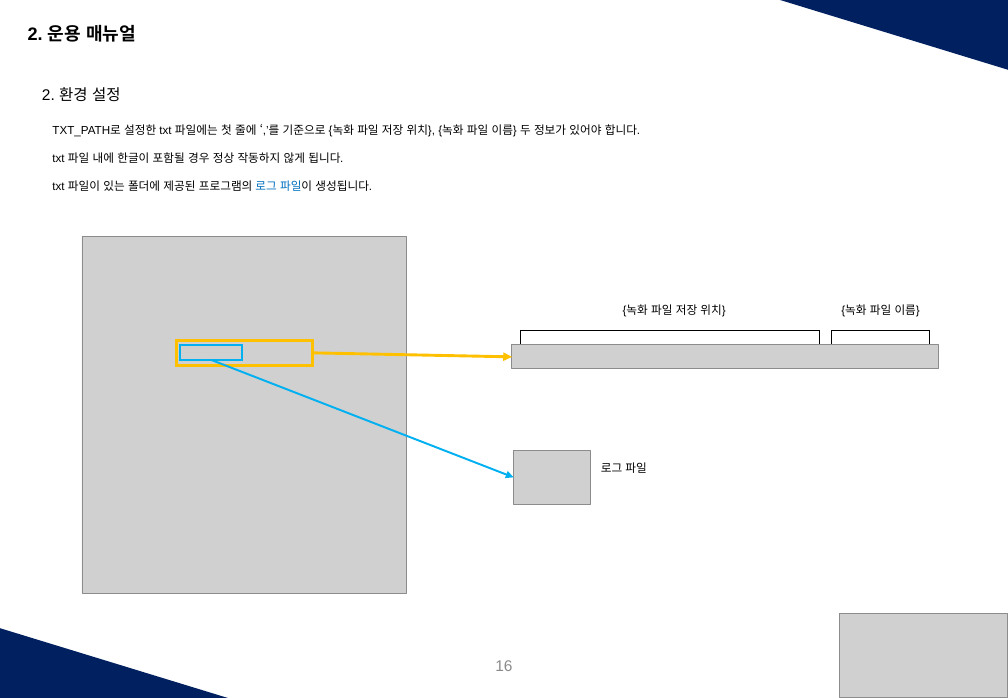
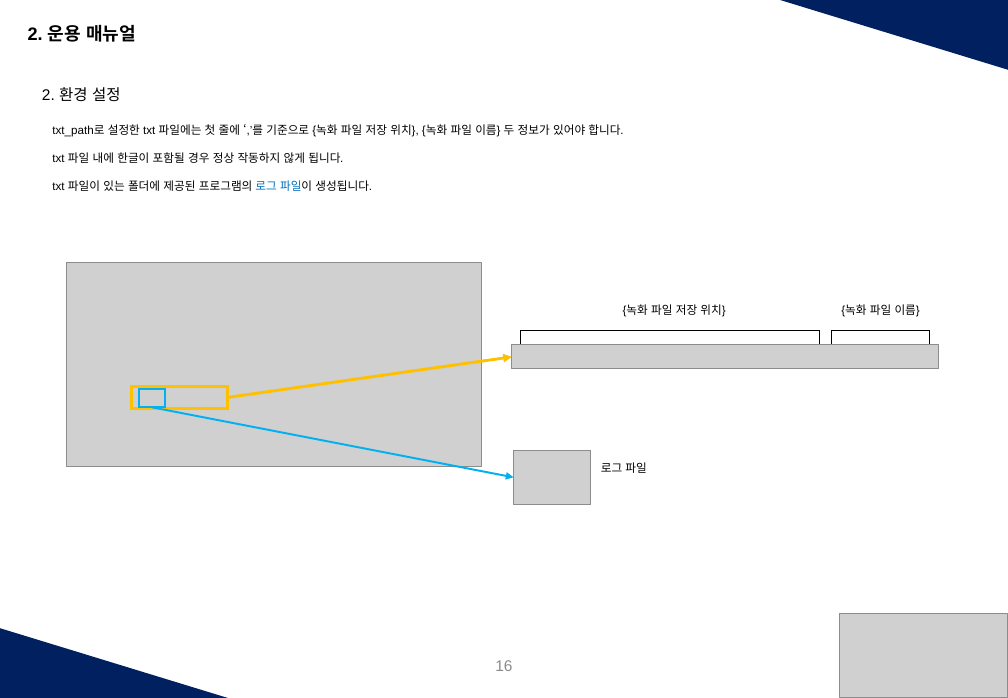
Before and after one commit to handalab01kim/nodetest, a slide deck: slide 16 of release/웹캠녹화매뉴얼_Handalab_ver1.1.pptx. Drawn at 1008x698 pixels with LibreOffice and Linux fonts; fonts in the diff are those of the drawing; grey boxes stand for pictures. Boxes give left, top, right and bottom in pixels: in the first picture for what was removed or moved away, otherwise in the second. Text is boxed around its words. In the diff, an @@ line names an element or a change of style, - is before the commit and + after.

```diff
--- a/release/웹캠녹화매뉴얼_Handalab_ver1.1.pptx
+++ b/release/웹캠녹화매뉴얼_Handalab_ver1.1.pptx
@@ text at bbox=[52, 124, 623, 137]: text changed @@
-TXT_PATH로 설정한 txt 파일에는 첫 줄에 ‘,’를 기준으로 {녹화 파일 저장 위치}, {녹화 파일 이름} 두 정보가 있어야 합니다.
+txt_path로 설정한 txt 파일에는 첫 줄에 ‘,’를 기준으로 {녹화 파일 저장 위치}, {녹화 파일 이름} 두 정보가 있어야 합니다.
@@ picture removed at bbox=[82, 236, 407, 594] @@
@@ picture added at bbox=[66, 262, 481, 466] @@
@@ arrow moved from (313, 353) - (512, 356) to (228, 397) - (512, 356) @@
@@ rectangle: place and size @@
-rectangle at bbox=[176, 341, 312, 366]
+rectangle at bbox=[131, 386, 228, 409]
@@ rectangle: place and size @@
-rectangle at bbox=[181, 344, 242, 359]
+rectangle at bbox=[140, 389, 166, 407]
@@ arrow moved from (211, 360) - (514, 477) to (153, 408) - (514, 477) @@
```
Also in this commit, not shown: 3 other slides changed, 7 other files.
